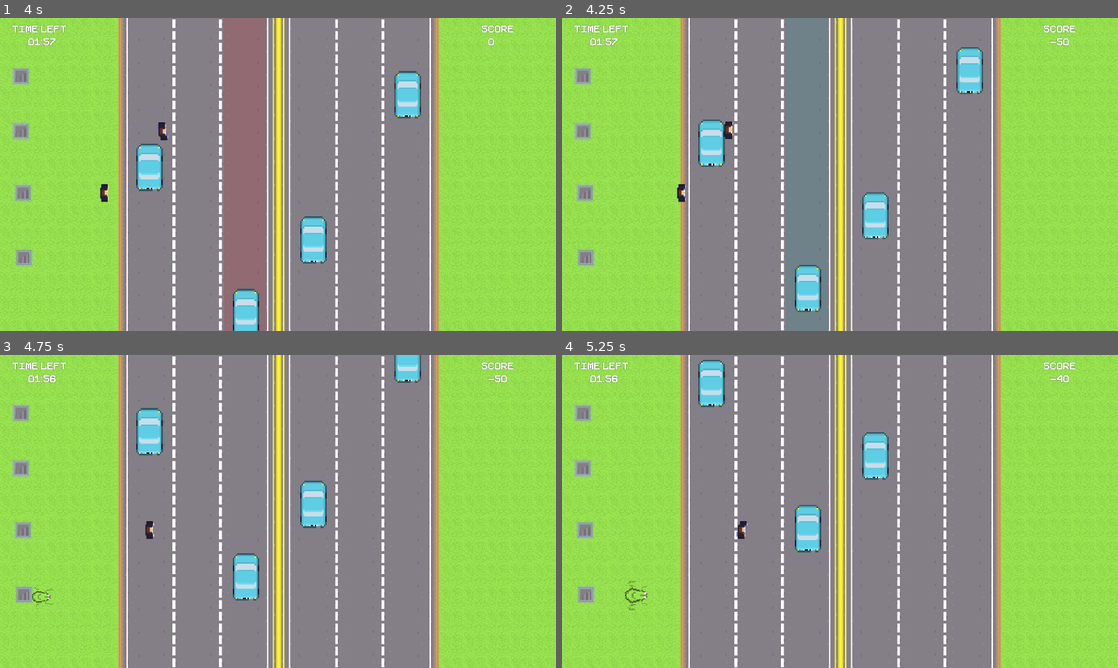
Above: before the commit, frames 1-4 (two rows, left to right).
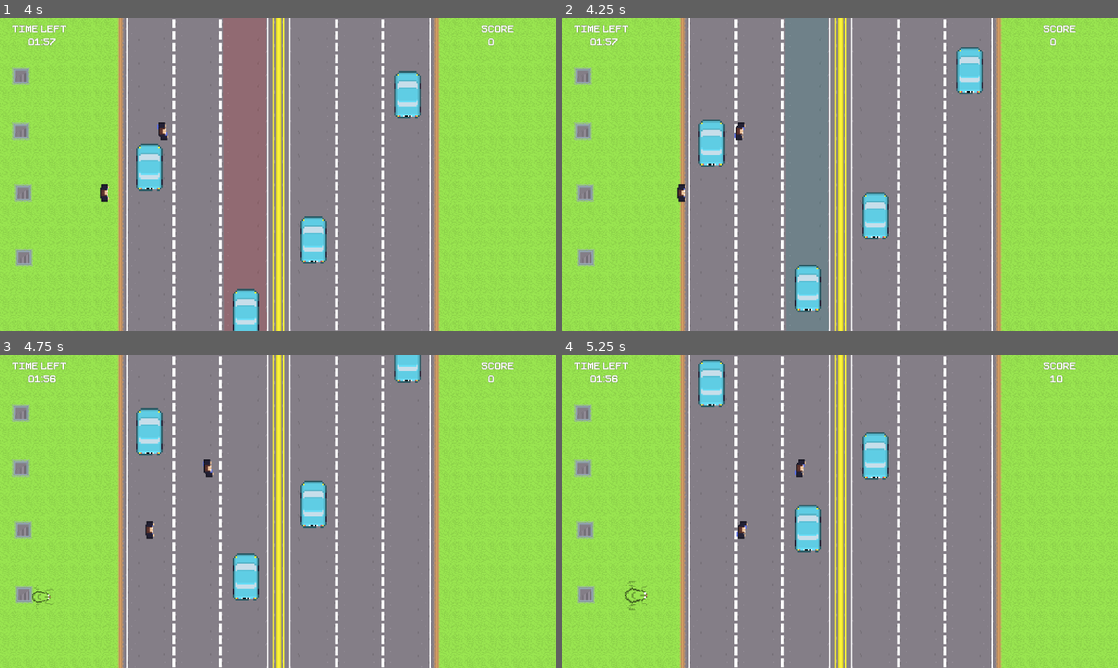
Above: after the commit, the same moments.

Repository: lewis785/gmtk-game-jam-2023
Game: Godot game, scene res://scenes/ui/StartScreen.tscn
Two runs of this game, one before a commit and one after it. Both use one fixed random seed, a clock stepped at 60 frames per second and the inputs below. Sound files missing from this copy of the repository are replaced by a short silence.
Inputs (mouse positions are in pixels of both pictures, inside the frame that each line leads up to):
- Up to frame 1 (4 s): click "Start" at 0.5 s; tap Enter at 1.25 s; move the mouse to (400, 158) at 1.27 s; click (400, 158) at 1.42 s; move the mouse to (166, 190) at 2.02 s; click (166, 190) at 2.17 s; move the mouse to (333, 105) at 2.77 s; click (333, 105) at 2.92 s; move the mouse to (250, 237) at 3.52 s; click (250, 237) at 3.67 s
- Up to frame 2 (4.25 s): no input
- Up to frame 3 (4.75 s): move the mouse to (444, 558) at 4.27 s; click (444, 558) at 4.42 s
- Up to frame 4 (5.25 s): move the mouse to (673, 464) at 5.02 s; click (673, 464) at 5.17 s

Frame 1 is identical in both runs. In frame 2, 0.2% of the frame differs, in the area x 29-92%, y 6-40%; in frame 3, 0.2%; in frame 4, 0.1%.

Commit message:
FIX Changed Truck hitbox to pill

Diff:
--- a/scenes/truck/Truck.tscn
+++ b/scenes/truck/Truck.tscn
@@ -4,22 +4,23 @@
 [ext_resource type="Texture2D" uid="uid://d1pvsdplc58qy" path="res://assets/entities/Car32.png" id="2_xwfnt"]
 [ext_resource type="AudioStream" uid="uid://b8p0iisk37h4n" path="res://assets/audio/Send_Car.wav" id="3_c8gns"]
 
-[sub_resource type="RectangleShape2D" id="RectangleShape2D_rafqu"]
-size = Vector2(19, 32)
+[sub_resource type="CapsuleShape2D" id="CapsuleShape2D_yjju6"]
+radius = 8.57143
+height = 32.0
 
 [node name="Truck" type="CharacterBody2D" groups=["Truck", "Vehicle"]]
 scale = Vector2(3.5, 3.5)
 script = ExtResource("1_vrful")
+score_value = null
 speed = 8000.0
-score_value = null
 
 [node name="Sprite2D" type="Sprite2D" parent="."]
 texture_filter = 1
 texture = ExtResource("2_xwfnt")
 
 [node name="CollisionShape2D" type="CollisionShape2D" parent="."]
-position = Vector2(0.5, 0)
-shape = SubResource("RectangleShape2D_rafqu")
+scale = Vector2(1, 1)
+shape = SubResource("CapsuleShape2D_yjju6")
 
 [node name="AudioStreamPlayer2D" type="AudioStreamPlayer2D" parent="."]
 stream = ExtResource("3_c8gns")
Not shown: 2 places in scenes/world.tscn that only renumber resources
